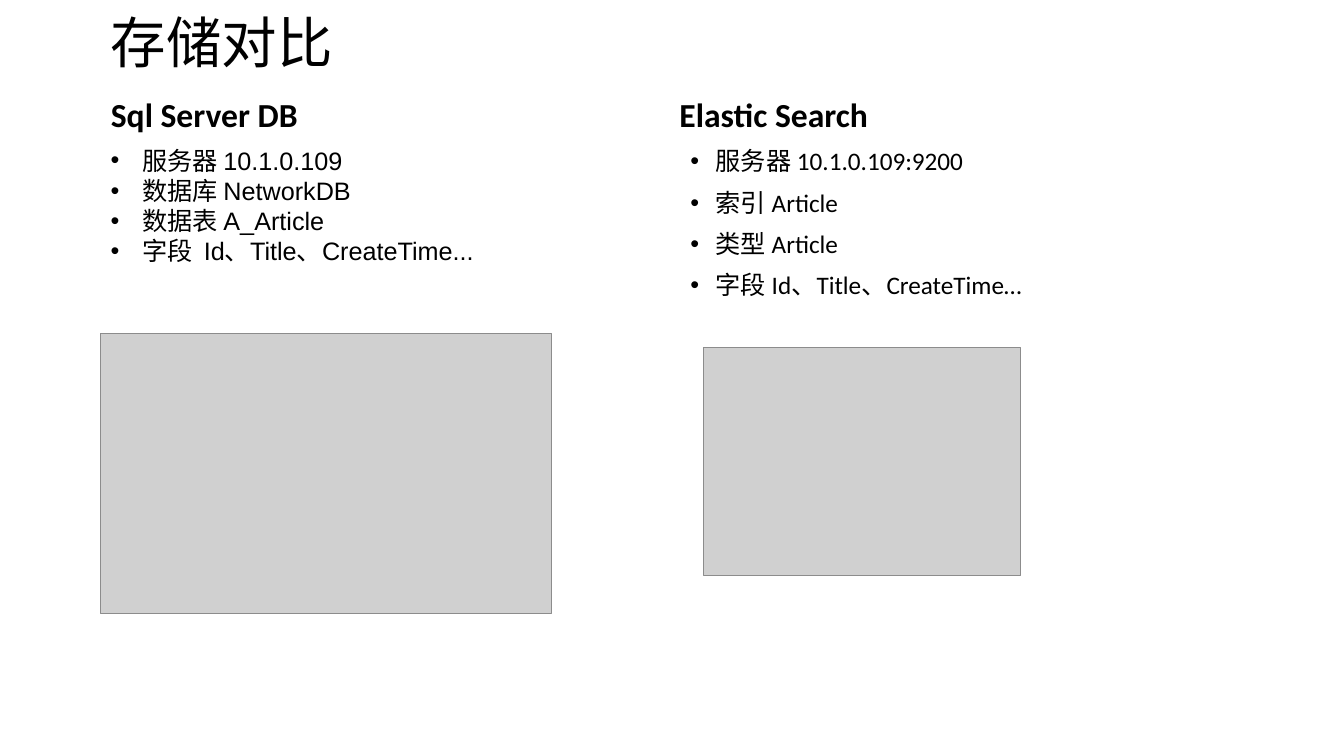
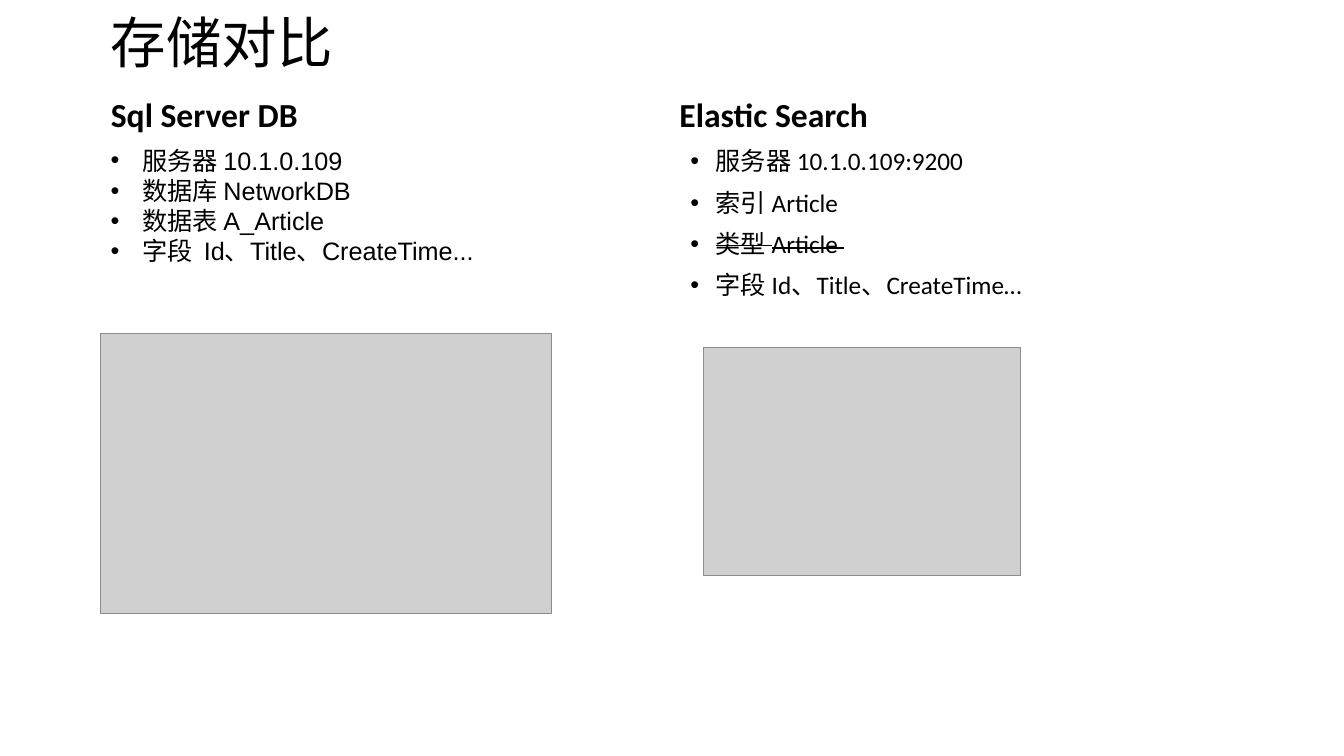
Before and after one commit to tangname/ElasticSearchSamples, a slide deck: slide 3 of Docs/Elastic Search分享.pptx. Drawn at 1344x756 pixels with LibreOffice and Linux fonts; fonts in the diff are those of the drawing; grey boxes stand for pictures. Boxes give left, top, right and bottom in pixels: in the first picture for what was removed or moved away, otherwise in the second. Text is boxed around its words. In the diff, an @@ line names an element or a change of style, - is before the commit and + after.

```diff
--- a/Docs/Elastic Search分享.pptx
+++ b/Docs/Elastic Search分享.pptx
@@ text at <box>716,232,838,255</box>: strikethrough on in "类型 Article" @@
```
Also in this commit, not shown: 2 other slides changed, 2 slides added, 9 other files.
